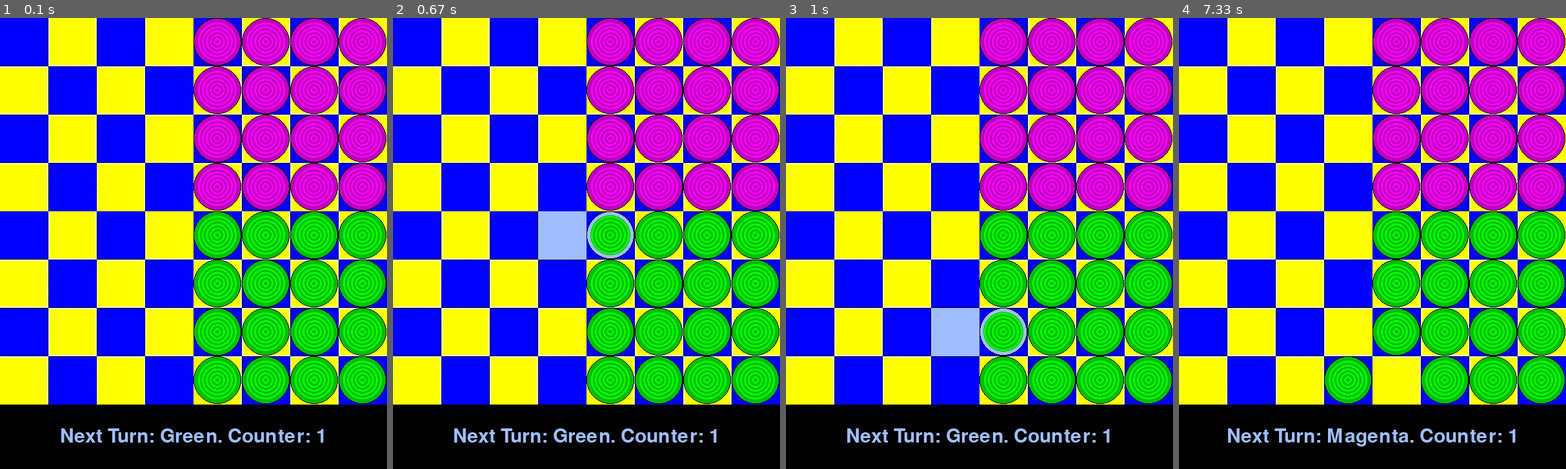
Above: before the commit, frames 1-4 (left to right).
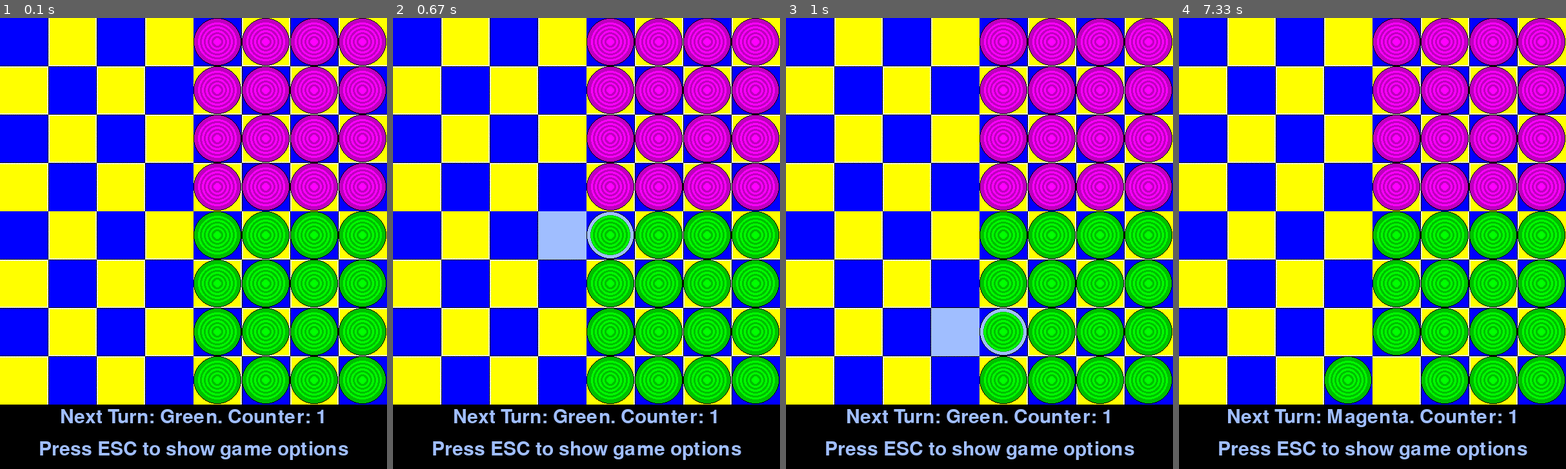
Above: after the commit, the same moments.

Repository: Patlatus/Pygame-Overcrowded-Trolleybus
Game: pygame game, started from main.py
Two runs of this game, one before a commit and one after it. Both use one fixed random seed, a clock stepped at 60 frames per second and the inputs below.
Inputs (mouse positions are in pixels of both pictures, inside the frame that each line leads up to):
- Up to frame 1 (0.1 s): no input
- Up to frame 2 (0.67 s): click (586, 243) at 0.38 s
- Up to frame 3 (1 s): click (1018, 342) at 0.72 s
- Up to frame 4 (7.33 s): click (1511, 401) at 1.05 s; click (1376, 293) at 1.88 s; click (1473, 315) at 2.22 s; click (1507, 360) at 2.55 s; click (1492, 234) at 2.88 s; click (1507, 333) at 3.22 s; click (1387, 225) at 3.55 s; click (1511, 347) at 3.88 s; click (1476, 293) at 4.22 s; click (1507, 238) at 4.88 s; click (1492, 351) at 5.22 s; click (1484, 279) at 5.55 s; click (1387, 365) at 6.38 s; click (1333, 378) at 7.28 s

The runs differ from the first frame. In frame 1, 3.1% of the frame differs, in the area x 10-95%, y 4-98%; in frame 2, 3.1%; in frame 3, 3.1%; in frame 4, 3.4%.

Commit message:
Remove the inner circle on pieces; Add a hint how to show game options

Diff:
--- a/graphics.py
+++ b/graphics.py
@@ -1,9 +1,15 @@
 import pygame
 from board import *
-GOLD     = (255, 215,   0)
-HIGH     = (160, 190, 255)
+
+GOLD = (255, 215, 0)
+HIGH = (160, 190, 255)
+
+
 class Graphics:
     def __init__(self):
+        self.text_rect_obj = None
+        self.text_surface_obj = None
+        self.font_obj = None
         self.caption = "Overcrowded Trolleybus/Напханий тролейбус"
 
         self.fps = 60
@@ -39,6 +45,7 @@
 
         if self.message:
             self.screen.blit(self.text_surface_obj, self.text_rect_obj)
+        self.screen.blit(self.text_surface_obj2, self.text_rect_obj2)
 
         pygame.display.update()
         self.clock.tick(self.fps)
@@ -49,12 +56,13 @@
         """
         for x in range(8):
             for y in range(8):
-                if board.matrix[x][y].occupant != None:
+                if board.matrix[x][y].occupant is not None:
                     light = board.matrix[x][y].occupant.color
                     dark = MAGENTA_DARK if light == MAGENTA else GREEN_DARK
                     center = self.pixel_coords((x, y))
                     pygame.draw.circle(self.screen, dark, center, self.piece_size)
                     pygame.draw.circle(self.screen, BLACK, center, self.piece_size, 1)
+                    pygame.draw.circle(self.screen, light, center, self.piece_size // 6)
                     for i in range(5):
                         pygame.draw.circle(
                             self.screen, light, center, self.piece_size * (i + 1) // 6, self.piece_size // 12
@@ -66,13 +74,13 @@
         and returns the pixel coordinates of the center of the square at that location.
         """
         return (
-        board_coords[0] * self.square_size + self.piece_size, board_coords[1] * self.square_size + self.piece_size)
+            board_coords[0] * self.square_size + self.piece_size, board_coords[1] * self.square_size + self.piece_size)
 
     def board_coords(self, pixel):
         """
         Does the reverse of pixel_coords(). Takes in a tuple of of pixel coordinates and returns what square they are in.
         """
-        return (pixel[0] // self.square_size, pixel[1] // self.square_size)
+        return pixel[0] // self.square_size, pixel[1] // self.square_size
 
     def highlight_squares(self, squares):
         """
@@ -81,13 +89,13 @@
         """
         for square in squares:
             pygame.draw.rect(self.screen, HIGH, (
-            square[0] * self.square_size, square[1] * self.square_size, self.square_size, self.square_size))
+                square[0] * self.square_size, square[1] * self.square_size, self.square_size, self.square_size))
 
     def tick(self):
         self.blink = HIGH if self.blink == BLACK else BLACK
 
     def highlight_selected(self, origin):
-        if origin != None:
+        if origin is not None:
             pygame.draw.circle(
                 self.screen, self.blink, self.pixel_coords(origin), self.piece_size, self.piece_size // 6
             )
@@ -103,4 +111,8 @@
         self.font_obj = pygame.font.Font('freesansbold.ttf', 30)
         self.text_surface_obj = self.font_obj.render(message, True, HIGH, BLACK)
         self.text_rect_obj = self.text_surface_obj.get_rect()
-        self.text_rect_obj.center = (self.window_size >> 1, self.window_size + 50)
+        self.text_rect_obj.center = (self.window_size >> 1, self.window_size + 20)
+
+        self.text_surface_obj2 = self.font_obj.render("Press ESC to show game options", True, HIGH, BLACK)
+        self.text_rect_obj2 = self.text_surface_obj2.get_rect()
+        self.text_rect_obj2.center = (self.window_size >> 1, self.window_size + 70)
